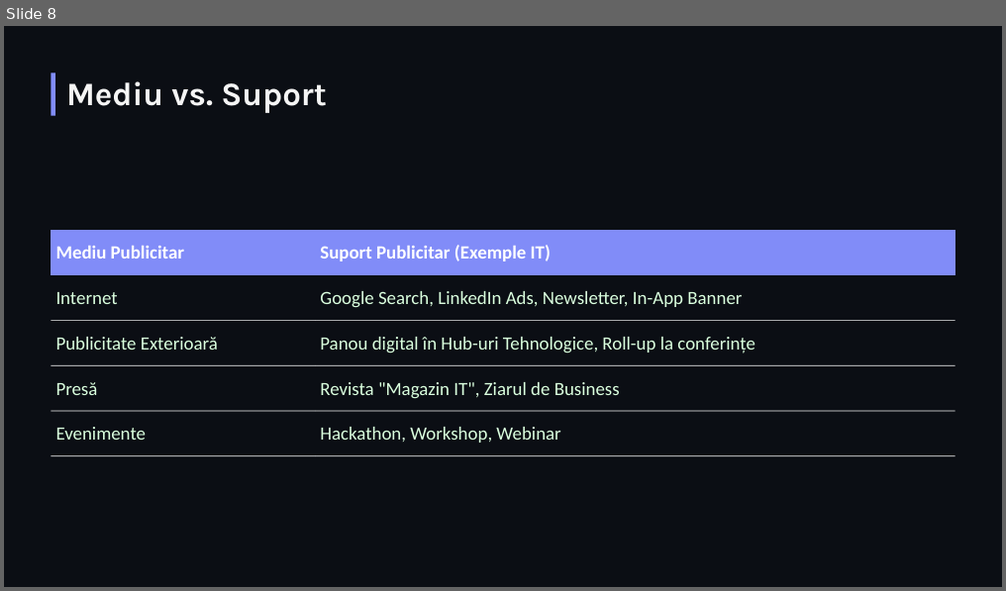
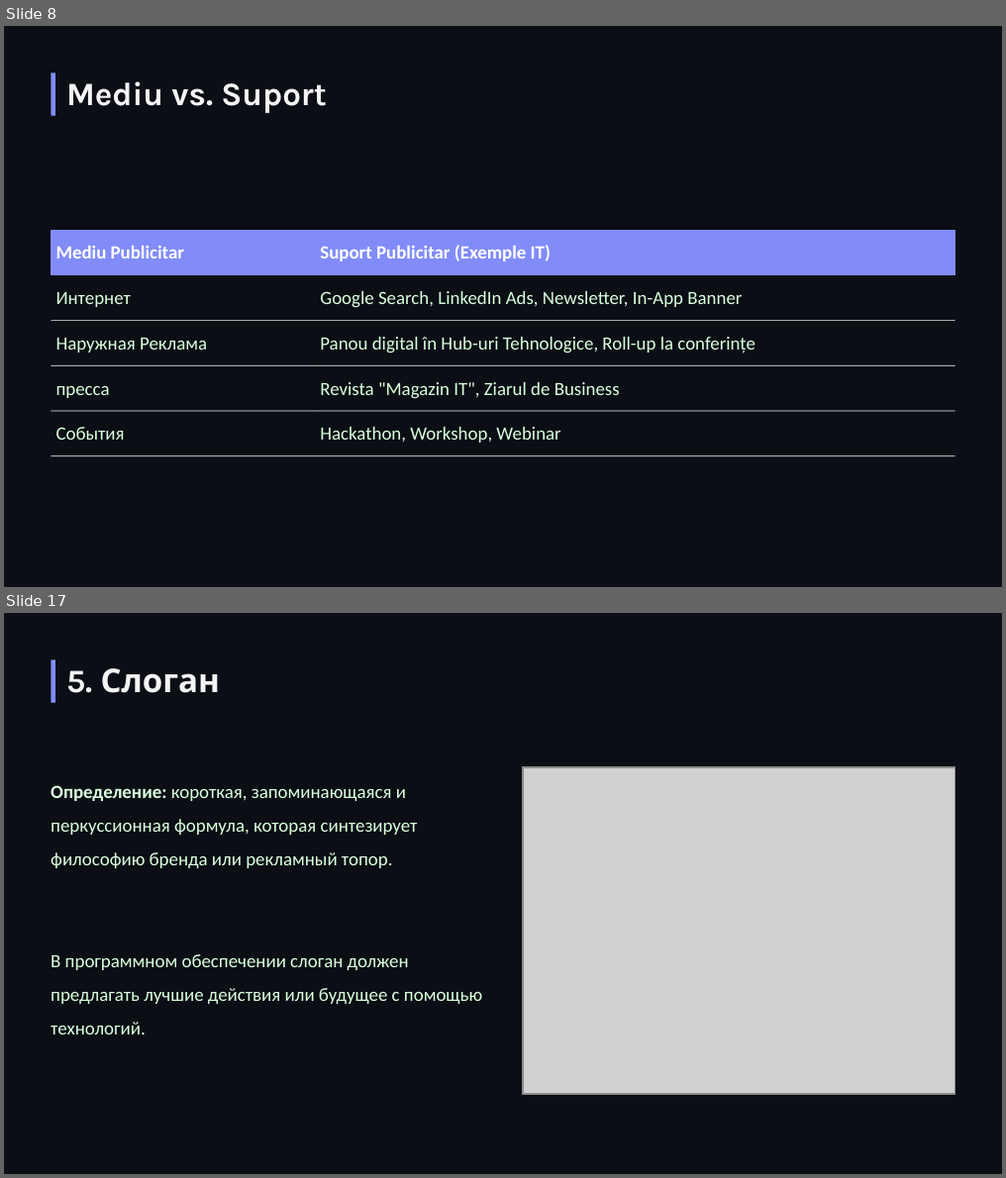
Before and after one commit to Cazacu-Condrat-Dumitru/LucruBackup1, a slide deck: PromovareSoftwareLesson4.pptx. Shown one above the other, each under a label of ours: slide 8 before the commit, slides 8 and 17 after it; the slides between them are not shown. The pictures are 1006x591 and 1006x1178 pixels, drawn with LibreOffice and Linux fonts; fonts in the diff are those of the drawing; grey boxes stand for pictures; background and template pictures are left out. Boxes give left, top, right and bottom in pixels: in the first picture for what was removed or moved away, otherwise in the second. Text is boxed around its words. In the diff, an @@ line names an element or a change of style, - is before the commit and + after.

```diff
--- a/PromovareSoftwareLesson4.pptx
+++ b/PromovareSoftwareLesson4.pptx
@@ slide 17 added at <box>4,613,1002,1174</box>, background picture (left out) @@
@@ rectangle added at <box>51,660,54,702</box>, fill #818CF8 @@
@@ text added at <box>66,668,220,693</box>, 31.5 pt, text #F5F5F5, bold @@
+5. Слоган
@@ text added at <box>51,785,418,868</box>, 18 pt, text #DAFFDE @@
+Определение: короткая, запоминающаяся и перкуссионная формула, которая синтезирует философию бренда или рекламный топор.
@@ picture added at <box>523,767,955,1095</box> @@
@@ picture added at <box>524,768,954,1093</box> @@
@@ text added at <box>51,955,482,1035</box>, 18 pt, text #DAFFDE @@
+В программном обеспечении слоган должен предлагать лучшие действия или будущее с помощью технологий.
@@ slide 8 changed as well @@
@@ table at <box>51,230,954,458</box> @@
-row 2, column 1: Internet
+row 2, column 1: Интернет
-row 3, column 1: Publicitate Exterioară
+row 3, column 1: Наружная Реклама
-row 4, column 1: Presă
+row 4, column 1: пресса
-row 5, column 1: Evenimente
+row 5, column 1: События
```
Also in this commit, not shown: 14 other slides changed, 12 other slides added, 13 slides removed.
